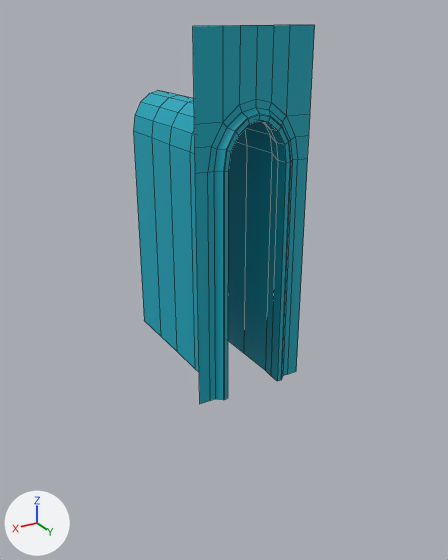
One commit to the FBX model New Unity Project/Assets/3D Assets/Arch_modul.fbx: the scene before it, then after it.
Both versions are drawn from a camera (50 mm lens) standing at (0.0314, 0.0268, 0.0101) and looking at (0.0135, -0.003, -0.0049). Arrows for +X, +Y and +Z are at lower left; the lights stay in place. Mesh edges are drawn as thin lines. Where no turn or scale is listed for an object, it has been applied to the vertices. Vertices at the same position are counted once.

Names of what the first picture shows: 'Arch_Modul'.
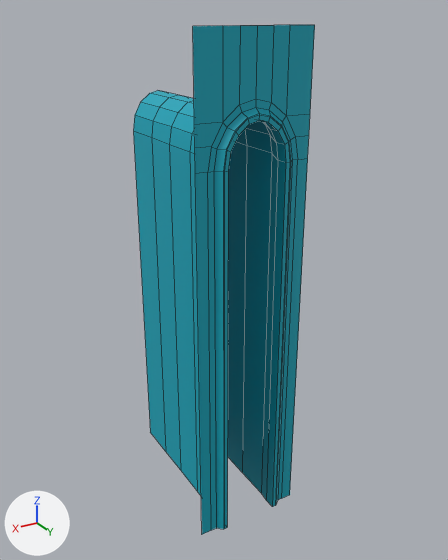
The newer file is also turned or shifted as a whole; pictures and numbers use the older file's frame.

Changed parts and their boxes (x1, y1, x2, y2) in the pictures (448 x 560 px; the box of a moved part takes in the faces that stretch with it):
'Arch_Modul', reshaped (34% taller): before (133, 25, 315, 404); after (133, 25, 315, 534)
part 1 of me_mesh, moved or reshaped: before (138, 194, 297, 404); after (138, 194, 297, 534)

Diff of the bpy script that builds the scene:
```diff
--- a/New Unity Project/Assets/3D Assets/Arch_modul.fbx.py
+++ b/New Unity Project/Assets/3D Assets/Arch_modul.fbx.py
@@ me_mesh @@
 me_mesh.from_pydata(...)  # 136 vertices, 112 faces; spans x -0.0033..0.0033, y -0.0092..0.0019, z -0.0096..0.0096
 # used by ob_arch_modul; location = (0.0145, 0.0, -0.00003)
+# me_mesh part 1: all 24 vertices in x -0.0033..0.0033, y -0.0092..0.0019, z -0.0096 are moved by (0.0, 0.0, -0.0094)
 me_mesh.materials.append(mat_phonge1)
```
